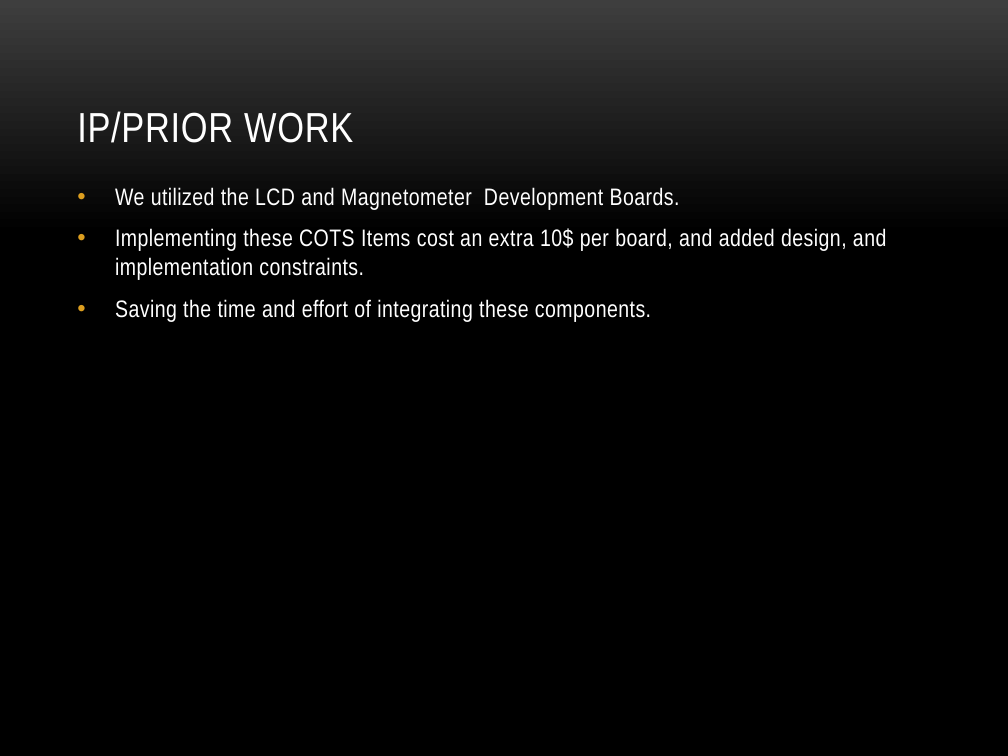
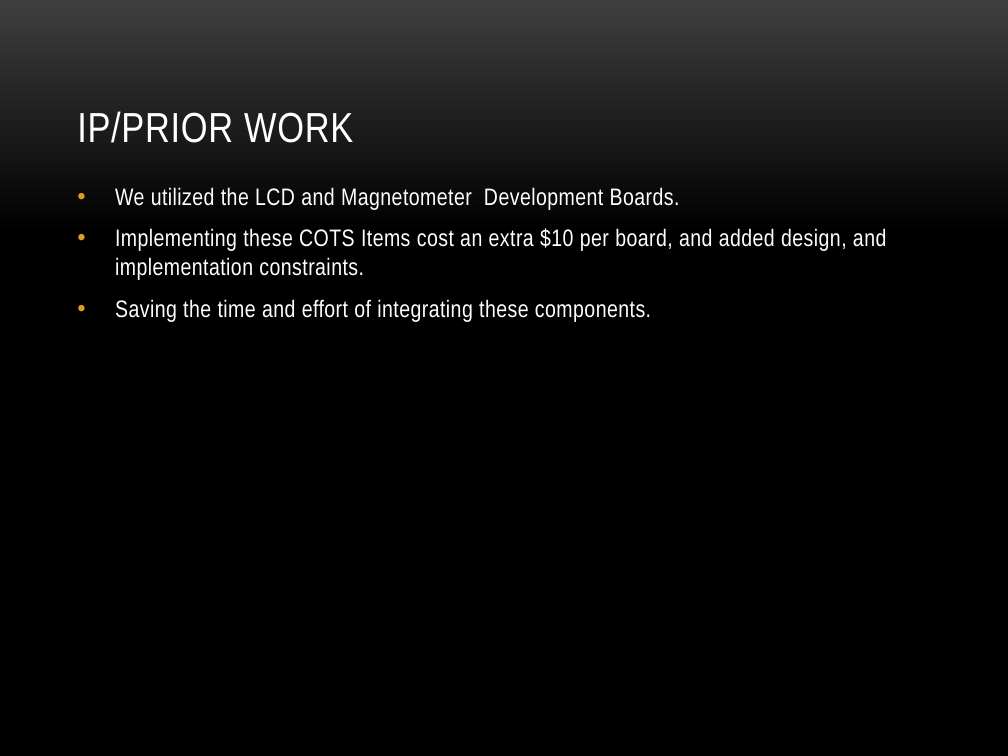
Before and after one commit to dosferatu/electronic-compass, a slide deck: slide 17 of Documentation/Project Documentation/Project Presentation.pptx. Drawn at 1008x756 pixels with LibreOffice and Linux fonts; fonts in the diff are those of the drawing; background and template pictures are left out. Boxes give left, top, right and bottom in pixels: in the first picture for what was removed or moved away, otherwise in the second. Text is boxed around its words. In the diff, an @@ line names an element or a change of style, - is before the commit and + after.

```diff
--- a/Documentation/Project Documentation/Project Presentation.pptx
+++ b/Documentation/Project Documentation/Project Presentation.pptx
@@ text at box(115, 228, 886, 280): text changed @@
-• Implementing these COTS Items cost an extra 10$ per board, and added design, and implementation constraints.
+• Implementing these COTS Items cost an extra $10 per board, and added design, and implementation constraints.
```
Also in this commit, not shown: 3 other slides changed, 1 other file.
